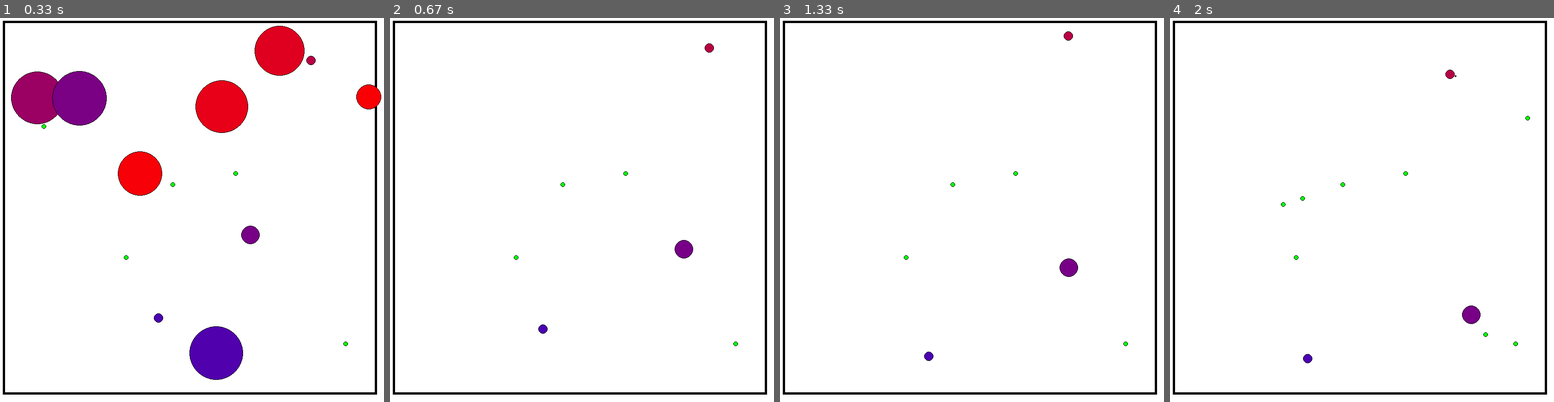
Above: before the commit, frames 1-4 (left to right).
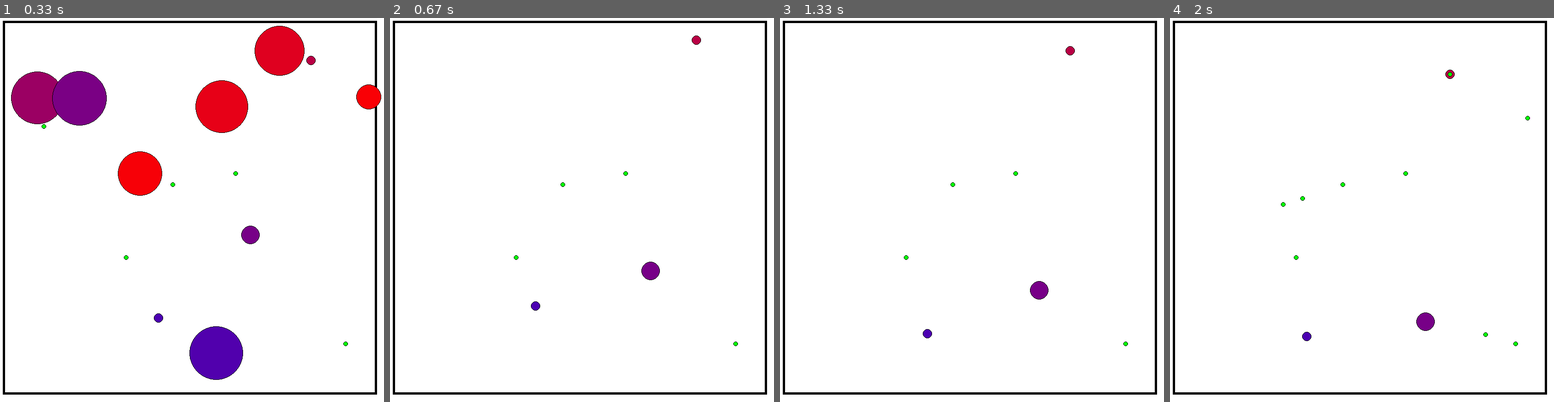
Above: after the commit, the same moments.

Repository: LeoBasov/live-sim
Game: pygame game, started from app/gui_pygame/main.py
The game is run twice, just before and just after one commit, with the same random seed, the same clock (stepped at 60 frames per second) and the same inputs.
Inputs:
- Up to frame 1 (0.33 s): no input
- Up to frame 2 (0.67 s): tap Space at 0.33 s
- Up to frame 3 (1.33 s): tap Space at 0.73, 1.03, 1.23 s
- Up to frame 4 (2 s): tap Space at 1.57, 1.87 s

Frame 1 is identical in both runs. In frame 2, 0.5% of the frame differs, in the area x 36-85%, y 4-83%; in frame 3, 0.5%; in frame 4, 0.5%.

Commit message:
Fixed bugs in hunting and fleeing.

Diff:
--- a/live_sim/creature.py
+++ b/live_sim/creature.py
@@ -75,7 +75,7 @@
 
 				dist_new = np.linalg.norm(self.position - creaure.position)
 
-				if (dist_new <= self.sense) and (dist_new <= 0.5*self.speed) and (dist_new < dist[0]):
+				if (dist_new <= self.sense) and (dist_new < dist[0]):
 					dist[0] =  dist_new
 					dist[1] = creaure
 
@@ -163,7 +163,10 @@
 		dist_vec = dist_enemy[1].position - self.position
 
 		if dist_enemy[0] > 0.0:
-			self.position = self.position - (self.speed/dist_enemy[0])*dist_vec
+			position_new = self.position - (self.speed/dist_enemy[0])*dist_vec
+
+			if not self.world.collision(position_new):
+				self.position = position_new
 
 	def _both(self, dist_food, dist_enemy):
 		if (self._calc_rel_energy(dist_food) > self._calc_rel_energy(dist_enemy)) and (self.size > 1.2*dist_enemy[1].size):
